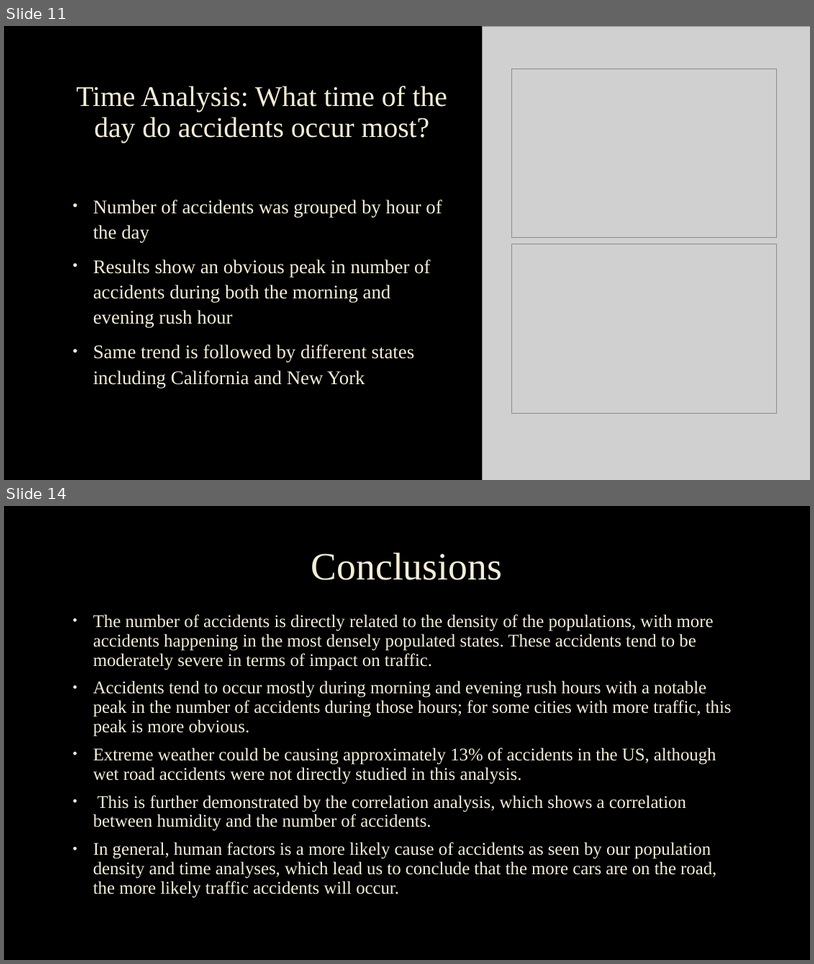
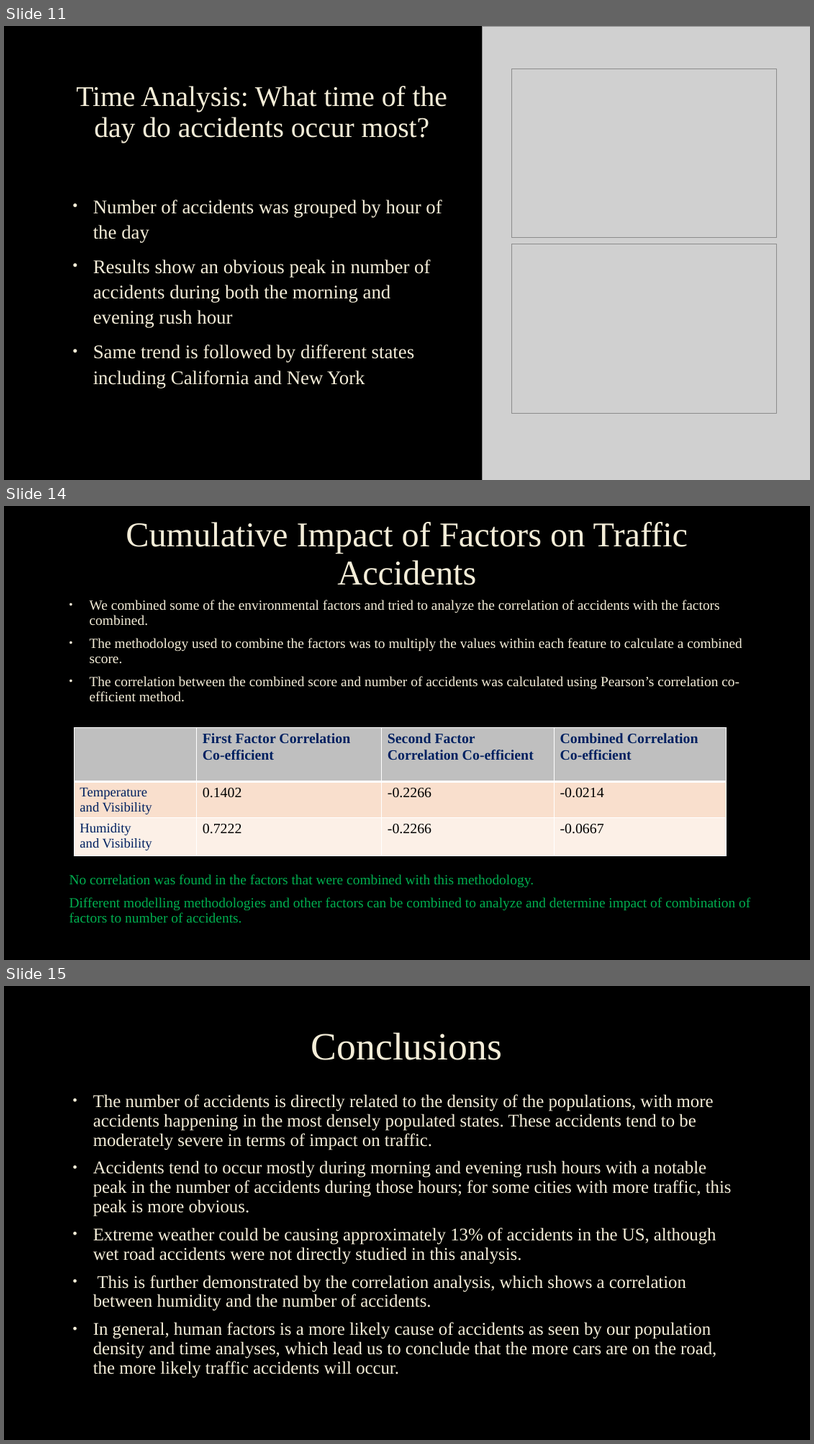
Before and after one commit to lilijo6/Project-Group-3, a slide deck: US Accidents Analysis_Group.pptx. Shown one above the other, each under a label of ours: slides 11 and 14 before the commit, slides 11, 14 and 15 after it; the slides between them are not shown. The pictures are 814x964 and 814x1444 pixels, drawn with LibreOffice and Linux fonts; fonts in the diff are those of the drawing; grey boxes stand for pictures; background and template pictures are left out. Boxes give left, top, right and bottom in pixels: in the first picture for what was removed or moved away, otherwise in the second. Text is boxed around its words. In the diff, an @@ line names an element or a change of style, - is before the commit and + after.

Commit message:
Added correlation of density aand accidents and precipitation and wind chill on accidents

```diff
--- a/US Accidents Analysis_Group.pptx
+++ b/US Accidents Analysis_Group.pptx
@@ slide 14 added at <box>4,506,810,960</box>, background picture (left out) @@
@@ title added at <box>126,522,688,585</box>, 41.4 pt, text #F4EDD8 @@
+Cumulative Impact of Factors on Traffic Accidents
@@ text added at <box>70,600,751,922</box>, 16.6 pt, text #F4EDD8 @@
+• We combined some of the environmental factors and tried to analyze the correlation of accidents with the factors combined.
+• The methodology used to combine the factors was to multiply the values within each feature to calculate a combined score.
+• The correlation between the combined score and number of accidents was calculated using Pearson’s correlation co-efficient method.
+No correlation was found in the factors that were combined with this methodology.
+Different modelling methodologies and other factors can be combined to analyze and determine impact of combination of factors to number of accidents.
@@ table added at <box>74,728,727,864</box>, 3 rows, 4 columns @@
+ | First Factor Correlation / Co-efficient | Second Factor Correlation Co-efficient | Combined Correlation Co-efficient
+Temperature / and Visibility | 0.1402 | -0.2266 | -0.0214
+Humidity / and Visibility | 0.7222 | -0.2266 | -0.0667
@@ what was slide 14 is now slide 15 @@
```
Also in this commit, not shown: 3 slides changed, 7 other files.
